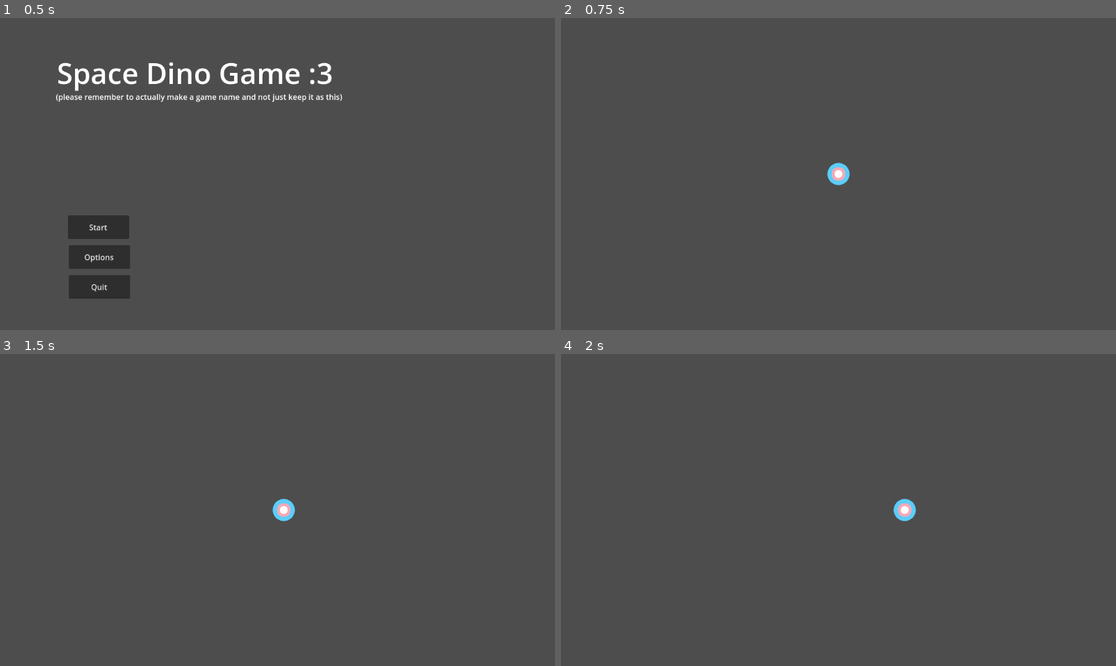
Above: before the commit, frames 1-4 (two rows, left to right).
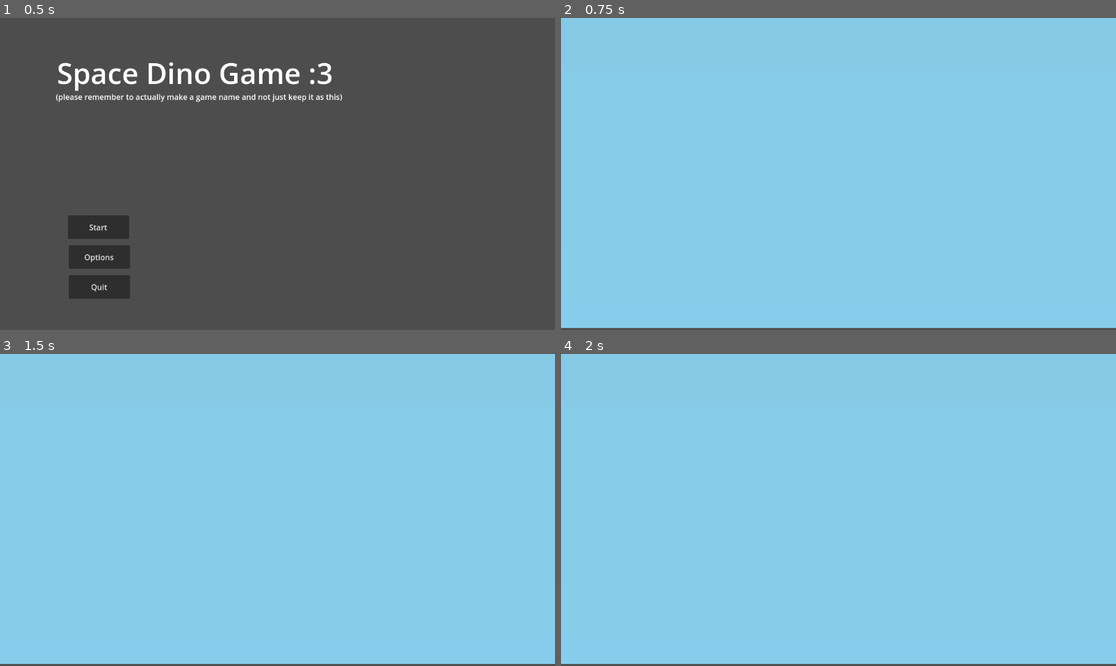
Above: after the commit, the same moments.

Repository: RiverDot/Space-Dinos
Game: Godot game, scene res://Scenes/root.tscn
The game is run twice, just before and just after one commit, with the same random seed, the same clock (stepped at 60 frames per second) and the same inputs.
Inputs:
- Up to frame 1 (0.5 s): no input
- Up to frame 2 (0.75 s): click "Start" at 0.5 s
- Up to frame 3 (1.5 s): tap Enter at 1.25 s; hold D (Player Right) from 1.28 s (still down)
- Up to frame 4 (2 s): keep holding D (Player Right)

Frame 1 is identical in both runs. In frame 2, 99% of the frame differs, in the area x 0-100%, y 0-100%; in frame 3, 99%; in frame 4, 99%.

Commit message:
Made a scrolling background

Diff:
--- a/Scenes/flight scene.tscn
+++ b/Scenes/flight scene.tscn
@@ -1,10 +1,32 @@
-[gd_scene load_steps=2 format=3 uid="uid://ca7wmvcnq7335"]
+[gd_scene load_steps=6 format=3 uid="uid://ca7wmvcnq7335"]
 
+[ext_resource type="Script" path="res://Scripts/flightScene.gd" id="1_kq1b0"]
 [ext_resource type="PackedScene" uid="uid://oygquj0itsko" path="res://Nodes/rocket_ship.tscn" id="1_vms8s"]
+[ext_resource type="Script" path="res://Scripts/FlightBackground.gd" id="3_3r5i2"]
+
+[sub_resource type="Gradient" id="Gradient_hsxl2"]
+offsets = PackedFloat32Array(0, 0.352459, 1)
+colors = PackedColorArray(0, 0, 0, 1, 0.47, 0.47, 0.47, 1, 0.529412, 0.807843, 0.921569, 1)
+
+[sub_resource type="GradientTexture2D" id="GradientTexture2D_s7k00"]
+gradient = SubResource("Gradient_hsxl2")
+width = 50
+height = 400
+fill_to = Vector2(0, 1)
 
 [node name="Flight Screen" type="Node2D"]
+script = ExtResource("1_kq1b0")
 metadata/_edit_lock_ = true
 
 [node name="Rocket Ship" parent="." instance=ExtResource("1_vms8s")]
 
 [node name="Camera2D" type="Camera2D" parent="."]
+
+[node name="Background" type="Node2D" parent="."]
+script = ExtResource("3_3r5i2")
+
+[node name="Sprite2D" type="Sprite2D" parent="Background"]
+position = Vector2(0, 720)
+scale = Vector2(30, 60)
+texture = SubResource("GradientTexture2D_s7k00")
+offset = Vector2(-0.0666667, -206.667)
--- /dev/null
+++ b/Scripts/FlightBackground.gd
@@ -0,0 +1,4 @@
+extends Node2D
+
+func _physics_process(delta):
+	position = Vector2(0, get_parent().scroll_amount)
--- a/Scripts/Shared Data.gd
+++ /dev/null
@@ -1,3 +0,0 @@
-extends Node
-
-@export var vert_speed: float = 0.0
--- /dev/null
+++ b/Scripts/flightScene.gd
@@ -0,0 +1,8 @@
+extends Node2D
+
+@export var height: float = 0.0
+@export var height_multiplier: float = 5.0
+@export var scroll_amount: float
+
+func _process(_delta):
+	scroll_amount = height * height_multiplier
--- a/project.godot
+++ b/project.godot
@@ -16,17 +16,8 @@
 config/features=PackedStringArray("4.1", "Forward Plus")
 config/icon="res://Assets/Art/Other/icon.svg"
 
-[autoload]
-
-SharedData="*res://Scripts/Shared Data.gd"
-
 [input]
 
-Pause={
-"deadzone": 0.5,
-"events": [Object(InputEventKey,"resource_local_to_scene":false,"resource_name":"","device":-1,"window_id":0,"alt_pressed":false,"shift_pressed":false,"ctrl_pressed":false,"meta_pressed":false,"pressed":false,"keycode":0,"physical_keycode":4194305,"key_label":0,"unicode":0,"echo":false,"script":null)
-]
-}
 "Player Left"={
 "deadzone": 0.5,
 "events": [Object(InputEventKey,"resource_local_to_scene":false,"resource_name":"","device":-1,"window_id":0,"alt_pressed":false,"shift_pressed":false,"ctrl_pressed":false,"meta_pressed":false,"pressed":false,"keycode":0,"physical_keycode":65,"key_label":0,"unicode":97,"echo":false,"script":null)
@@ -39,6 +30,11 @@
 , Object(InputEventKey,"resource_local_to_scene":false,"resource_name":"","device":-1,"window_id":0,"alt_pressed":false,"shift_pressed":false,"ctrl_pressed":false,"meta_pressed":false,"pressed":false,"keycode":0,"physical_keycode":4194321,"key_label":0,"unicode":0,"echo":false,"script":null)
 ]
 }
+Pause={
+"deadzone": 0.5,
+"events": [Object(InputEventKey,"resource_local_to_scene":false,"resource_name":"","device":-1,"window_id":0,"alt_pressed":false,"shift_pressed":false,"ctrl_pressed":false,"meta_pressed":false,"pressed":false,"keycode":0,"physical_keycode":4194305,"key_label":0,"unicode":0,"echo":false,"script":null)
+]
+}
 
 [rendering]
 
Not shown: 1 places in Nodes/options.tscn that only renumber resources
Not shown: 1 places in Nodes/sfx.tscn that only renumber resources
Not shown: 1 places in Scenes/root.tscn that only renumber resources
